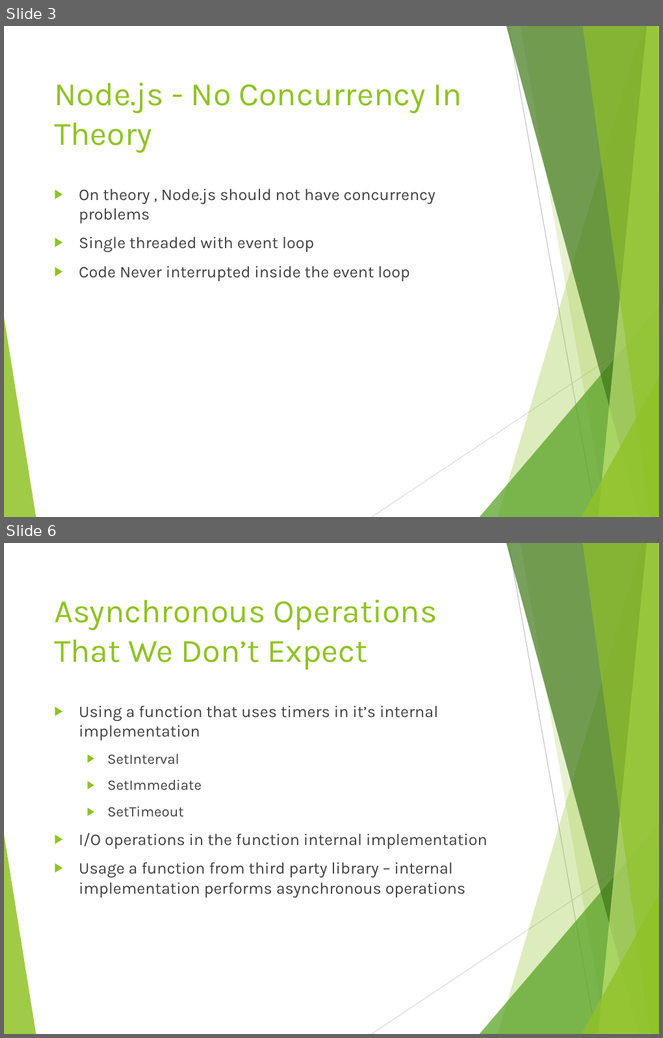
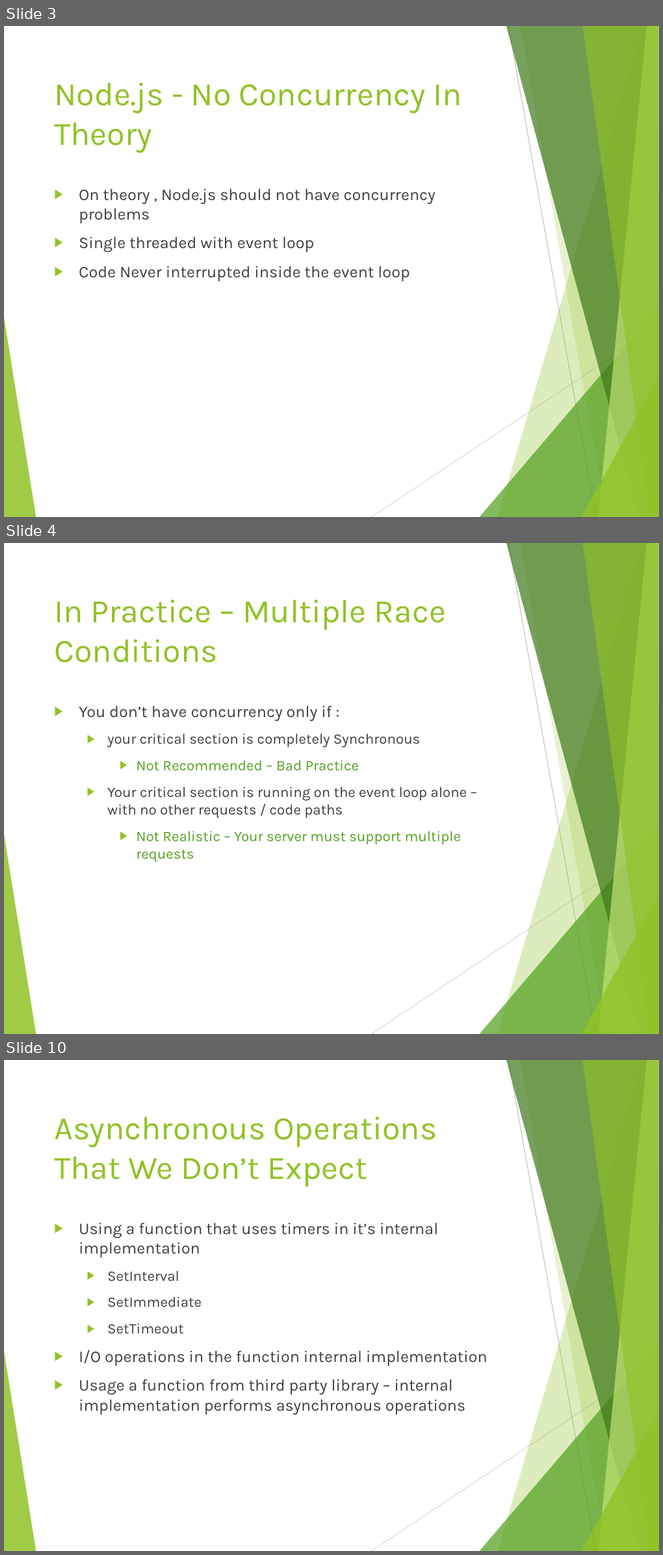
Before and after one commit to tamarstern/MyNodeJSCourse, a slide deck: day2/real_life_concurrency_problems/nodejs_real_life_concurrency_problems.pptx. Shown one above the other, each under a label of ours: slides 3 and 6 before the commit, slides 3, 4 and 10 after it; the slides between them are not shown. The pictures are 663x1038 and 663x1555 pixels, drawn with LibreOffice and Linux fonts; fonts in the diff are those of the drawing. Boxes give left, top, right and bottom in pixels: in the first picture for what was removed or moved away, otherwise in the second. Text is boxed around its words. In the diff, an @@ line names an element or a change of style, - is before the commit and + after.

```diff
--- a/day2/real_life_concurrency_problems/nodejs_real_life_concurrency_problems.pptx
+++ b/day2/real_life_concurrency_problems/nodejs_real_life_concurrency_problems.pptx
@@ slide 4 added at bbox=[4, 543, 659, 1034], background #FFFFFF; not listed: 10 template elements that a slide beside it also shows @@
@@ title added at bbox=[54, 600, 446, 663], 36 pt, text #90C226 @@
+In Practice – Multiple Race Conditions
@@ text added at bbox=[79, 705, 467, 863], 16 pt, text #404040 @@
+▶ You don’t have concurrency only if :
+  ▶ your critical section is completely Synchronous
+    ▶ Not Recommended – Bad Practice
+  ▶ Your critical section is running on the event loop alone – with no other requests / code paths
+    ▶ Not Realistic – Your server must support multiple requests
@@ what was slide 6 is now slide 10 @@
```
Also in this commit, not shown: 9 slides changed, 4 other slides added, 7 other files.
